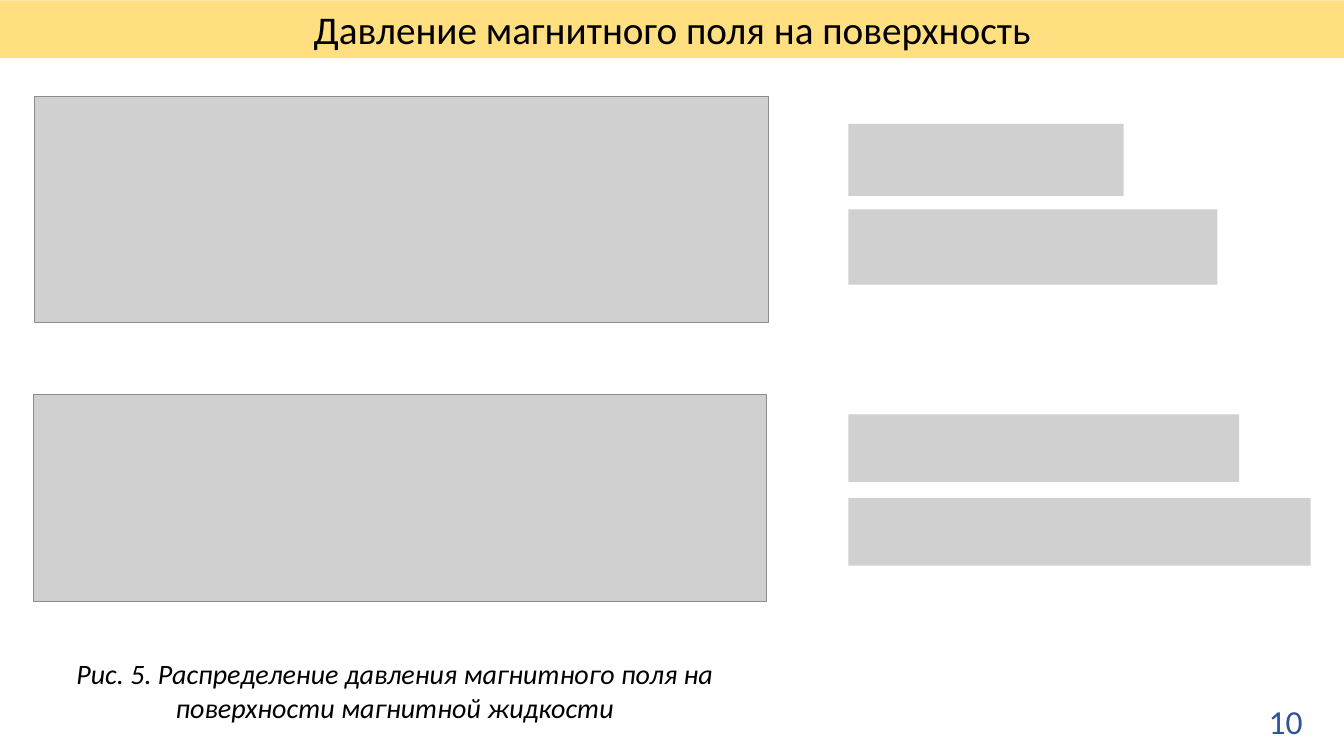
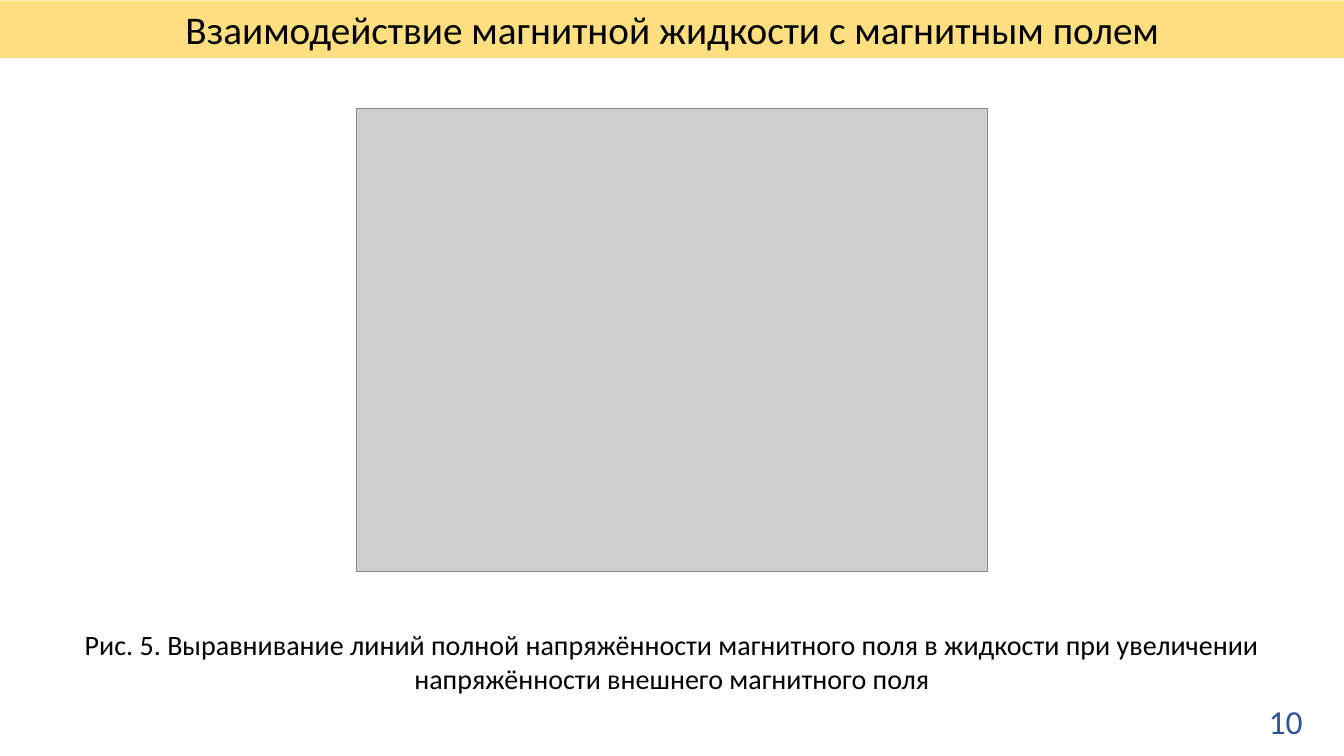
Before and after one commit to GreysMouse/diplom, a slide deck: slide 10 of рассказ.pptx. Drawn at 1344x756 pixels with LibreOffice and Linux fonts; fonts in the diff are those of the drawing; grey boxes stand for pictures. Boxes give left, top, right and bottom in pixels: in the first picture for what was removed or moved away, otherwise in the second. Text is boxed around its words. In the diff, an @@ line names an element or a change of style, - is before the commit and + after.

```diff
--- a/рассказ.pptx
+++ b/рассказ.pptx
@@ text in rectangle at (185, 17, 1159, 51): text changed @@
-Давление магнитного поля на поверхность
+Взаимодействие магнитной жидкости с магнитным полем
@@ picture removed at (35, 97, 769, 323) @@
@@ picture added at (356, 109, 988, 572) @@
@@ picture removed at (849, 124, 1124, 196) @@
@@ picture removed at (849, 210, 1218, 285) @@
@@ picture removed at (33, 394, 766, 601) @@
@@ picture removed at (849, 414, 1240, 482) @@
@@ picture removed at (849, 498, 1312, 566) @@
@@ text at (85, 636, 1258, 694): text changed; italic off @@
-Рис. 5. Распределение давления магнитного поля на поверхности магнитной жидкости
+Рис. 5. Выравнивание линий полной напряжённости магнитного поля в жидкости при увеличении напряжённости внешнего магнитного поля
```
Also in this commit, not shown: 4 other slides changed, 3 other files.
